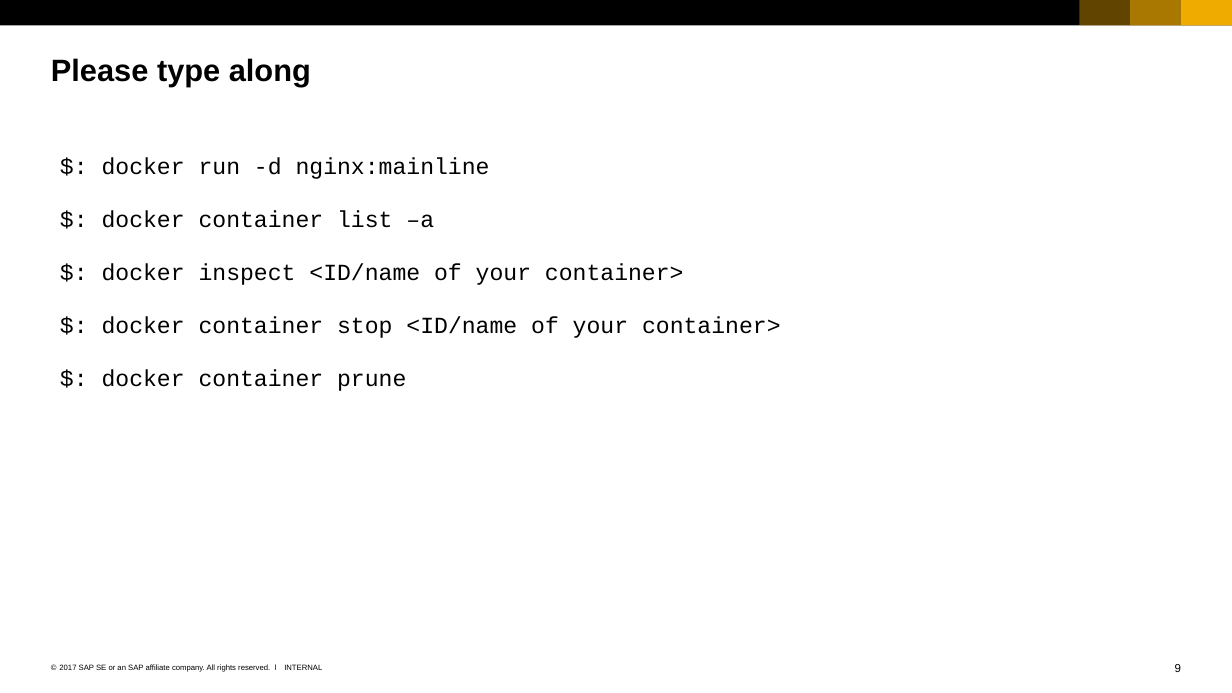
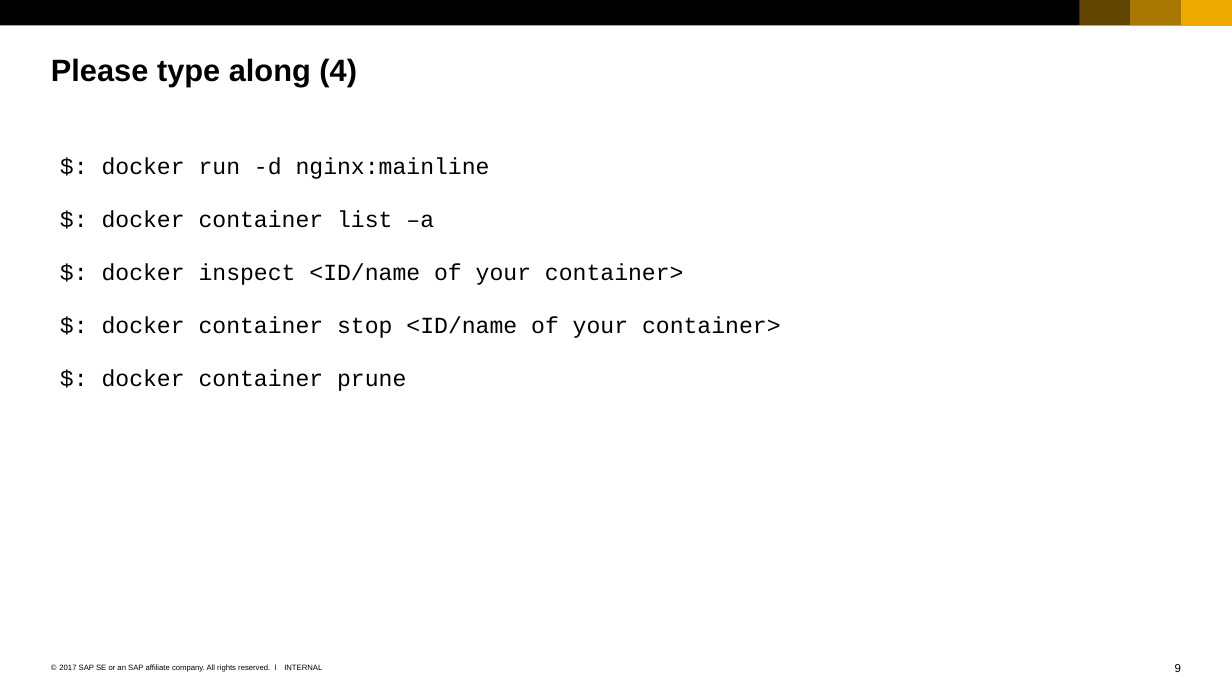
Before and after one commit to sriramrokkam/k8s-training, a slide deck: slide 9 of docker/02_Container_Lifecycle.pptx. Drawn at 1232x693 pixels with LibreOffice and Linux fonts; fonts in the diff are those of the drawing. Boxes give left, top, right and bottom in pixels: in the first picture for what was removed or moved away, otherwise in the second. Text is boxed around its words. In the diff, an @@ line names an element or a change of style, - is before the commit and + after.

Commit message:
update type along exercise using ubuntu image and installation of cowsay

```diff
--- a/docker/02_Container_Lifecycle.pptx
+++ b/docker/02_Container_Lifecycle.pptx
@@ title at [51,58,357,87]: text changed @@
-Please type along
+Please type along (4)
```
Also in this commit, not shown: 4 other slides changed.
